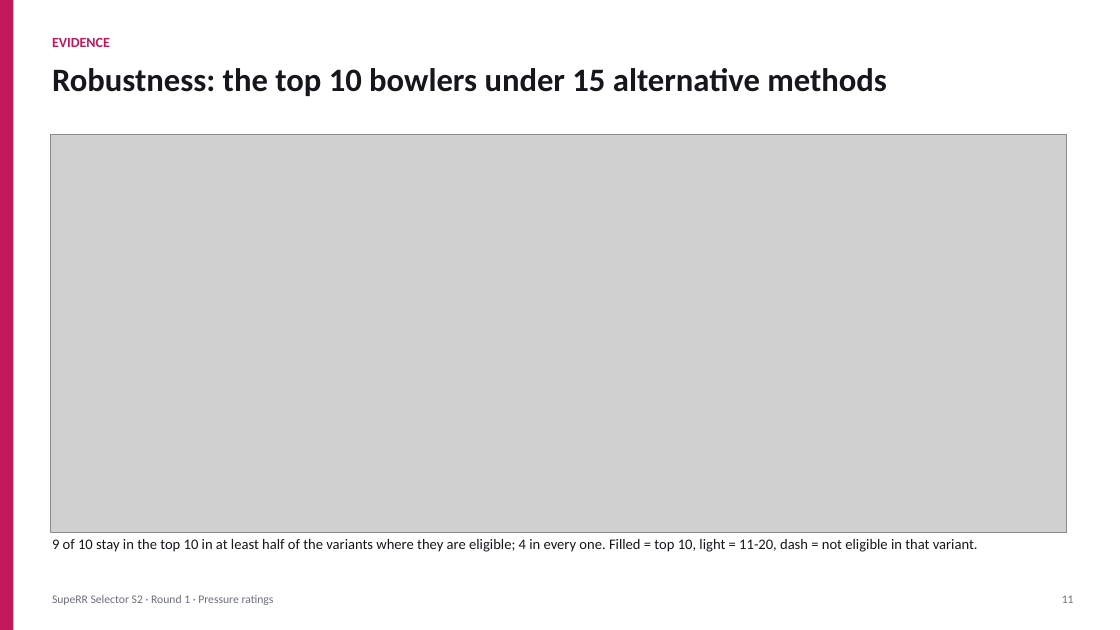
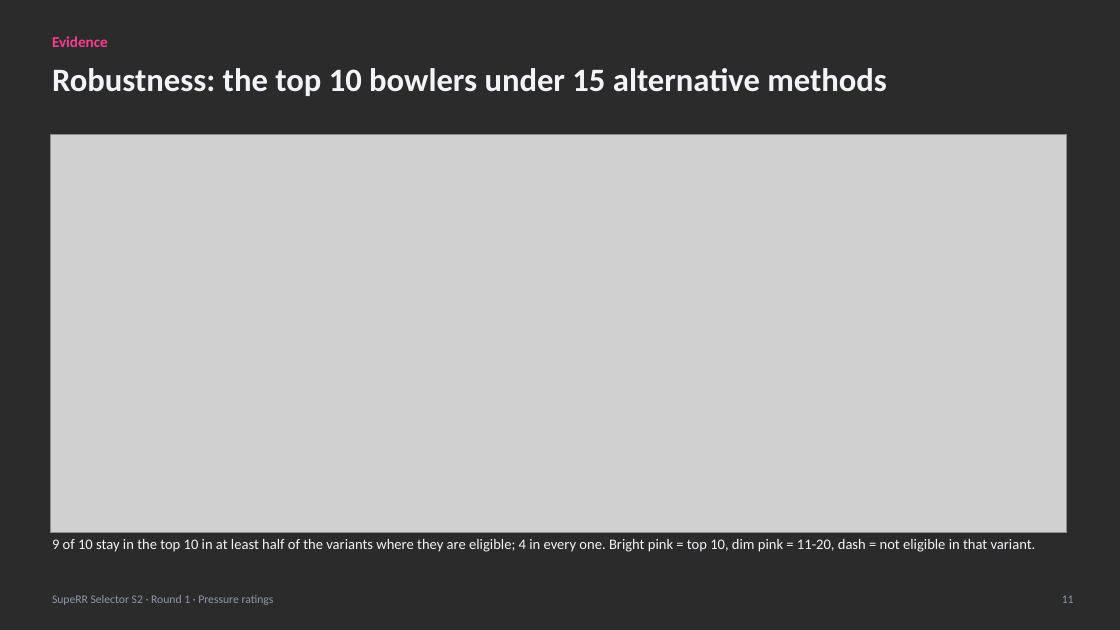
Before and after one commit to dhruvsharma06-web/Rajasthan-Royals, a slide deck: slide 11 of outputs/report/SupeRR_Selector_Pressure_Ratings.pptx. Drawn at 1120x630 pixels with LibreOffice and Linux fonts; fonts in the diff are those of the drawing; grey boxes stand for pictures; background and template pictures are left out; a plain dark background stands for a picture behind light text. Boxes give left, top, right and bottom in pixels: in the first picture for what was removed or moved away, otherwise in the second. Text is boxed around its words. In the diff, an @@ line names an element or a change of style, - is before the commit and + after.

```diff
--- a/outputs/report/SupeRR_Selector_Pressure_Ratings.pptx
+++ b/outputs/report/SupeRR_Selector_Pressure_Ratings.pptx
@@ background #FFFFFF to picture (left out) @@
@@ rectangle removed at box(0, 0, 13, 630) @@
@@ text "Robustness: the top 10 bowlers ..." at box(52, 68, 887, 96): text colour #15171C to #F3F4F8 @@
@@ text at box(52, 36, 108, 47): text changed; size 12 to 13 pt; text colour #C2185B to #FF3F8E @@
-EVIDENCE
+Evidence
@@ text at box(52, 539, 1036, 552): text changed; text colour #15171C to #F3F4F8 @@
-9 of 10 stay in the top 10 in at least half of the variants where they are eligible; 4 in every one. Filled = top 10, light = 11-20, dash = not eligible in that variant.
+9 of 10 stay in the top 10 in at least half of the variants where they are eligible; 4 in every one. Bright pink = top 10, dim pink = 11-20, dash = not eligible in that variant.
@@ text "SupeRR Selector S2 · Round ..." at box(52, 595, 274, 605): text colour #6B7080 to #9298A8 @@
@@ text "11" at box(1062, 595, 1074, 603): text colour #6B7080 to #9298A8 @@
```
Also in this commit, not shown: 12 other slides changed, 15 other files.
